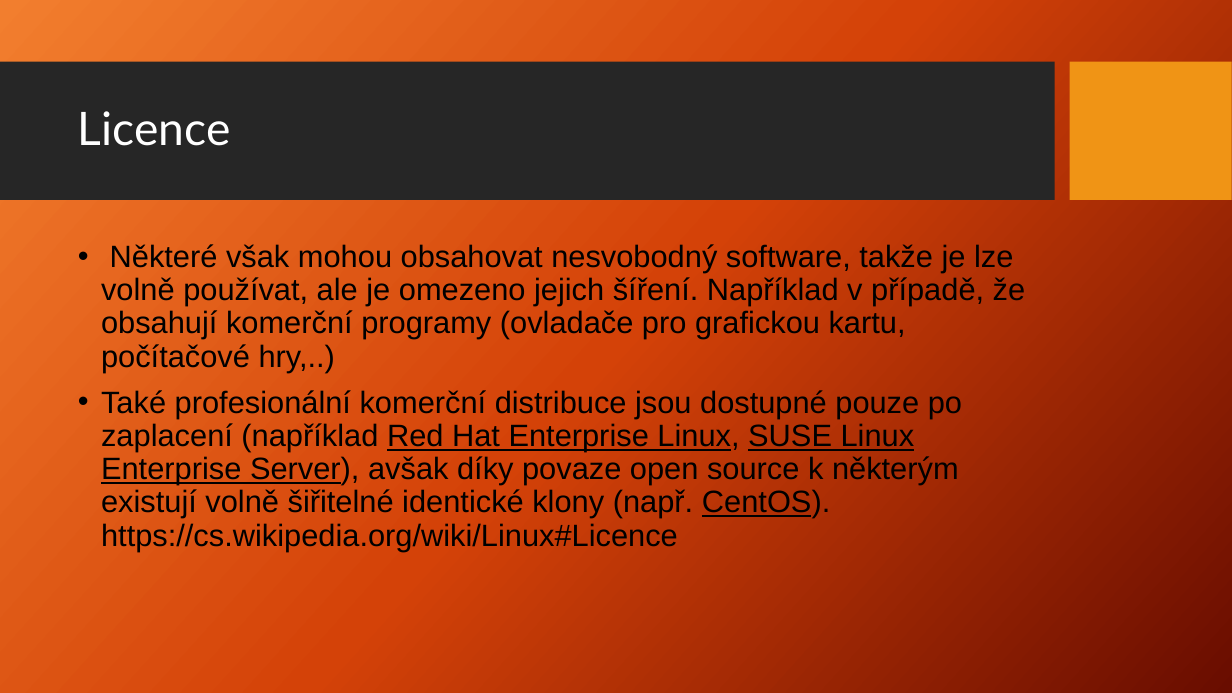
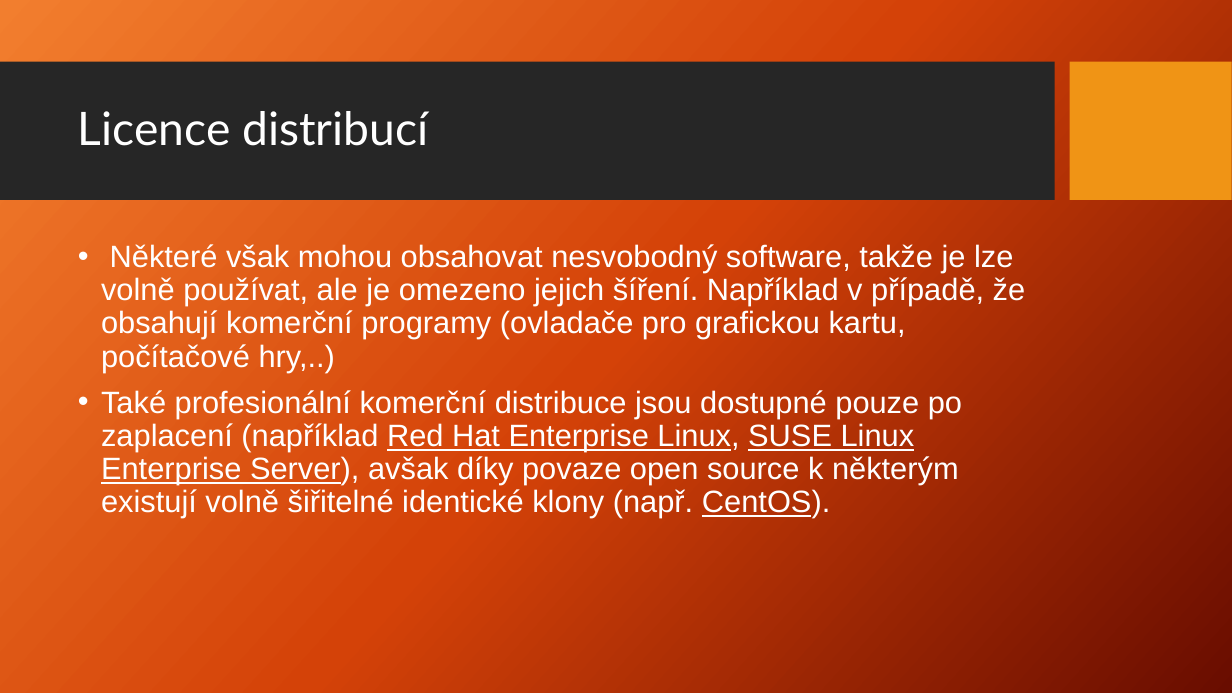
Before and after one commit to Jakub-Benes/Prezentace, a slide deck: slide 12 of Linux.pptx (slide 10 before the commit). Drawn at 1232x693 pixels with LibreOffice and Linux fonts; fonts in the diff are those of the drawing; background and template pictures are left out. Boxes give left, top, right and bottom in pixels: in the first picture for what was removed or moved away, otherwise in the second. Text is boxed around its words. In the diff, an @@ line names an element or a change of style, - is before the commit and + after.

```diff
--- a/Linux.pptx
+++ b/Linux.pptx
@@ title at (78,111,428,146): text changed @@
-Licence
+Licence distribucí
@@ text at (101,244,1026,372): text colour #000000 to #FFFFFF in "Některé však mohou obsahovat nesvobodný software, takže ..." @@
@@ text at (101,390,962,518): text changed; text colour #000000 to #FFFFFF @@
-• Také profesionální komerční distribuce jsou dostupné pouze po zaplacení (například Red Hat Enterprise Linux, SUSE Linux Enterprise Server), avšak díky povaze open source k některým existují volně šiřitelné identické klony (např. CentOS). https://cs.wikipedia.org/wiki/Linux#Licence
+• Také profesionální komerční distribuce jsou dostupné pouze po zaplacení (například Red Hat Enterprise Linux, SUSE Linux Enterprise Server), avšak díky povaze open source k některým existují volně šiřitelné identické klony (např. CentOS).
```
Also in this commit, not shown: 7 other slides changed, 5 slides added, 1 slide removed.
